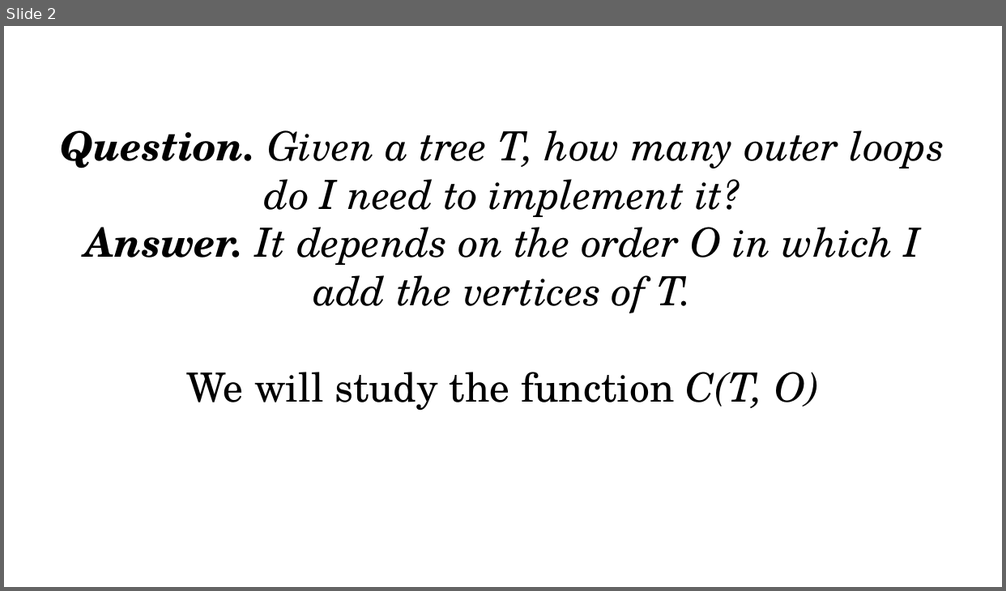
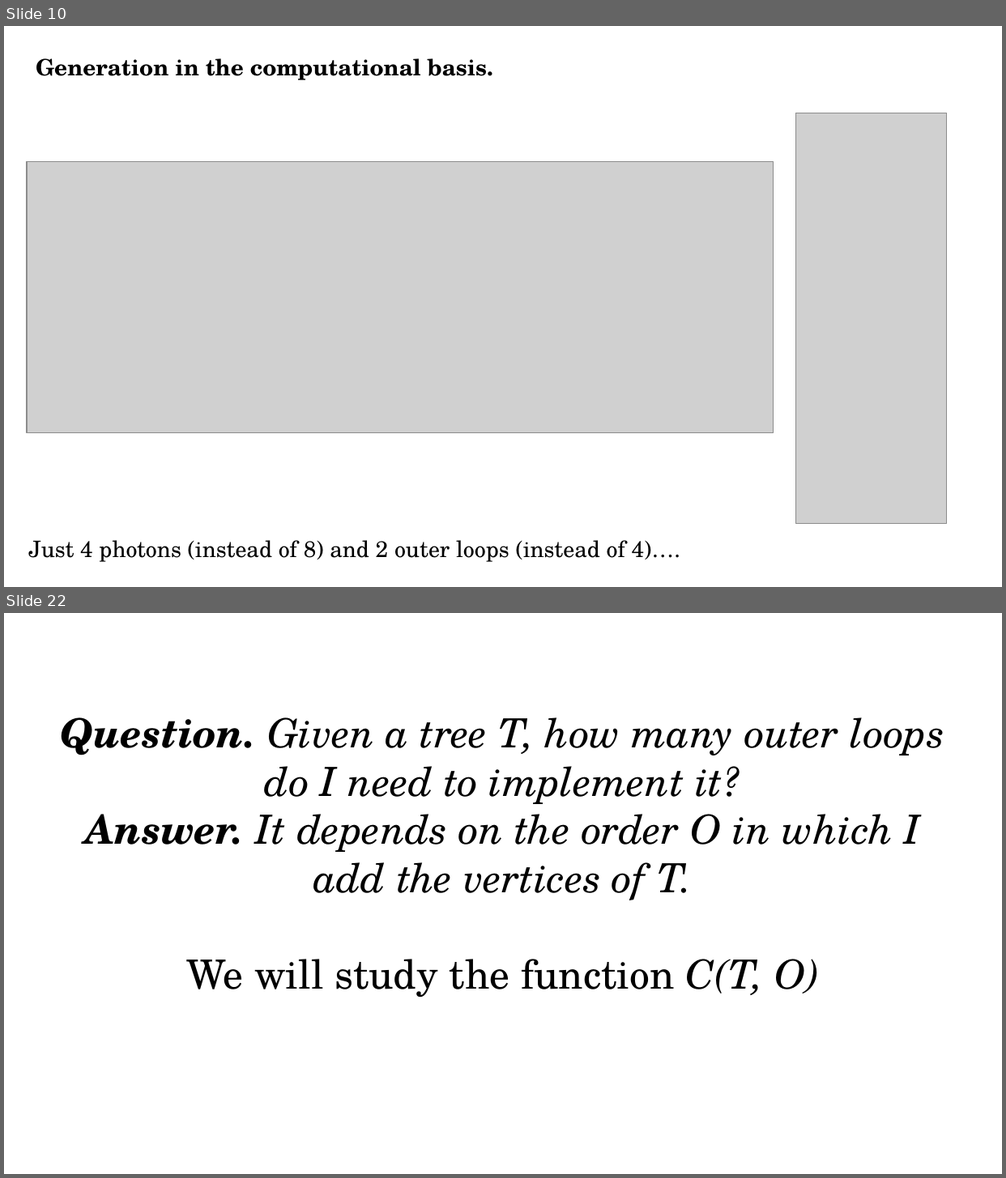
Before and after one commit to thenerdmix/vdsp, a slide deck: presentation/Untitled 1.odp. Shown one above the other, each under a label of ours: slide 2 before the commit, slides 10 and 22 after it; the slides between them are not shown. The pictures are 1006x591 and 1006x1178 pixels, drawn with LibreOffice and Linux fonts; fonts in the diff are those of the drawing; grey boxes stand for pictures. Boxes give left, top, right and bottom in pixels: in the first picture for what was removed or moved away, otherwise in the second. Text is boxed around its words. In the diff, an @@ line names an element or a change of style, - is before the commit and + after.

```diff
--- a/presentation/Untitled 1.odp
+++ b/presentation/Untitled 1.odp
@@ slide 10 added at box(4, 26, 1002, 587), background #FFFFFF @@
@@ text added at box(36, 58, 493, 80), 18 pt, text #000000, bold @@
+Generation in the computational basis.
@@ picture added at box(796, 113, 947, 524) @@
@@ picture added at box(27, 162, 774, 433) @@
@@ text added at box(28, 540, 681, 562), 18 pt, text #000000 @@
+Just 4 photons (instead of 8) and 2 outer loops (instead of 4)….
@@ what was slide 2 is now slide 22 @@
```
Also in this commit, not shown: 3 slides changed, 22 other slides added, 1 slide removed, 9 other files.
